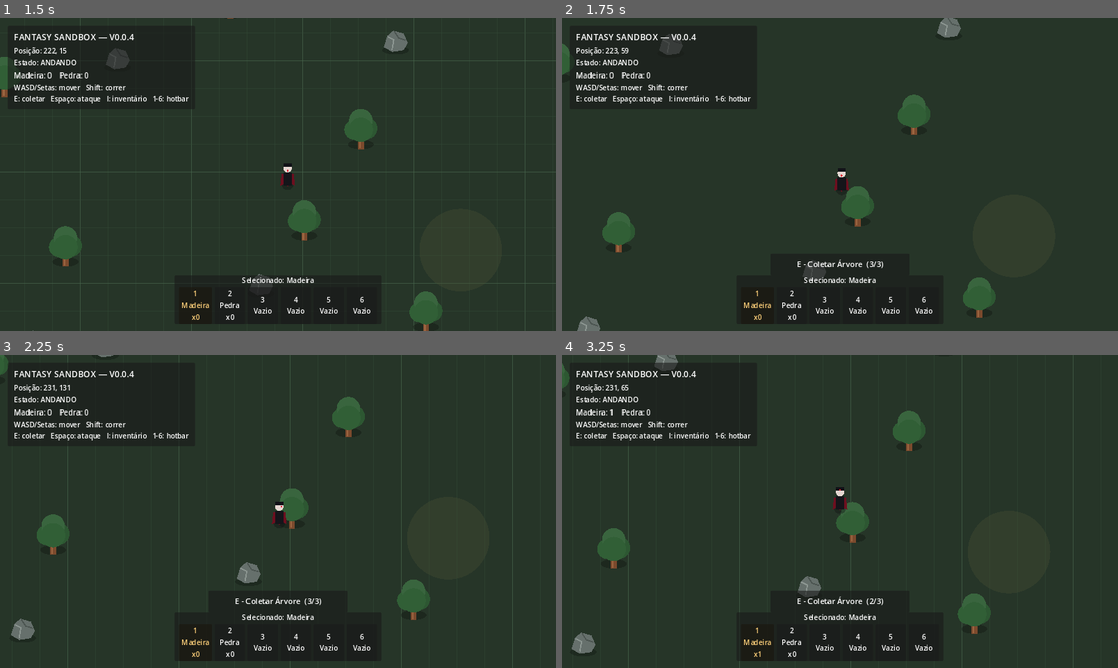
Above: before the commit, frames 1-4 (two rows, left to right).
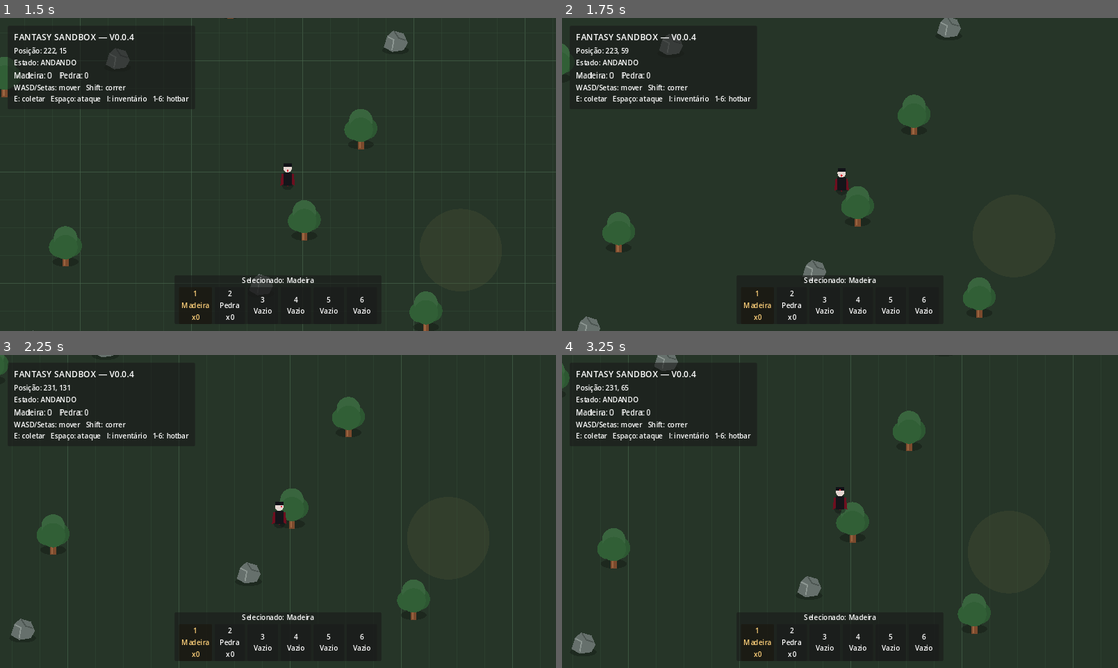
Above: after the commit, the same moments.

Repository: janduyankiingles-ops/Fantasy-Sandbox
Game: Godot game, scene res://scenes/main.tscn
Same seed, same stepped clock (60 frames per second), same inputs: the game is played once before the commit and once after it.
Inputs:
- Up to frame 1 (1.5 s): tap Enter at 0.5 s; hold D 0.53-1.28 s; hold Shift 0.53-1.28 s; tap Space at 0.77, 1.07 s; tap E at 0.8, 1.35 s; hold S from 1.28 s (still down)
- Up to frame 2 (1.75 s): keep holding S; tap Space at 1.52, 1.55 s
- Up to frame 3 (2.25 s): tap Space at 1.82 s; release S at 2.03 s; hold D from 2.03 s (still down); hold Space from 2.03 s (still down)
- Up to frame 4 (3.25 s): tap Shift at 2.3, 2.85 s; release D at 2.78 s; release Space at 2.78 s; hold W from 2.78 s (still down); tap Space at 3.02 s; tap E at 3.05 s

Frame 1 is identical in both runs. In frame 2, 0.2% of the frame differs, in the area x 42-58%, y 77-83%; in frame 3, 0.1%; in frame 4, 0.2%.
Error after the commit: Invalid call to function 'get_interaction_text (via call)' in base 'StaticBody2D (resource_node.gd)'. Expected 0 arguments. (res://scripts/player.gd:127)

Commit message:
v0.0.5: add starter tools and active tool selection

Diff:
--- a/scripts/player.gd
+++ b/scripts/player.gd
@@ -10,16 +10,19 @@
 @export var interaction_cooldown: float = 0.25
 
 var facing: Vector2 = Vector2.DOWN
-var is_attacking := false
-var attack_time := 0.0
-var attack_was_down := false
-var interact_was_down := false
-var interact_cooldown_left := 0.0
+var is_attacking: bool = false
+var attack_time: float = 0.0
+var attack_was_down: bool = false
+var interact_was_down: bool = false
+var interact_cooldown_left: float = 0.0
 var nearby_resource: Node2D = null
+var selected_hotbar_slot: int = 0
 
-var inventory := {
+var inventory: Dictionary = {
 	"wood": 0,
-	"stone": 0
+	"stone": 0,
+	"axe": 1,
+	"pickaxe": 1
 }
 
 func _ready() -> void:
@@ -28,12 +31,12 @@
 func _physics_process(delta: float) -> void:
 	interact_cooldown_left = maxf(0.0, interact_cooldown_left - delta)
 
-	var left := Input.is_key_pressed(KEY_A) or Input.is_key_pressed(KEY_LEFT)
-	var right := Input.is_key_pressed(KEY_D) or Input.is_key_pressed(KEY_RIGHT)
-	var up := Input.is_key_pressed(KEY_W) or Input.is_key_pressed(KEY_UP)
-	var down := Input.is_key_pressed(KEY_S) or Input.is_key_pressed(KEY_DOWN)
+	var left: bool = Input.is_key_pressed(KEY_A) or Input.is_key_pressed(KEY_LEFT)
+	var right: bool = Input.is_key_pressed(KEY_D) or Input.is_key_pressed(KEY_RIGHT)
+	var up: bool = Input.is_key_pressed(KEY_W) or Input.is_key_pressed(KEY_UP)
+	var down: bool = Input.is_key_pressed(KEY_S) or Input.is_key_pressed(KEY_DOWN)
 
-	var input_vector := Vector2(
+	var input_vector: Vector2 = Vector2(
 		float(int(right) - int(left)),
 		float(int(down) - int(up))
 	).normalized()
@@ -41,13 +44,13 @@
 	if input_vector.length() > 0.0:
 		facing = input_vector
 
-	var running := Input.is_key_pressed(KEY_SHIFT)
-	var current_speed := run_speed if running else walk_speed
-	var target_velocity := input_vector * current_speed
-	var change_rate := acceleration if input_vector.length() > 0.0 else friction
+	var running: bool = Input.is_key_pressed(KEY_SHIFT)
+	var current_speed: float = run_speed if running else walk_speed
+	var target_velocity: Vector2 = input_vector * current_speed
+	var change_rate: float = acceleration if input_vector.length() > 0.0 else friction
 	velocity = velocity.move_toward(target_velocity, change_rate * delta)
 
-	var attack_down := Input.is_key_pressed(KEY_SPACE)
+	var attack_down: bool = Input.is_key_pressed(KEY_SPACE)
 	if attack_down and not attack_was_down and not is_attacking:
 		is_attacking = true
 		attack_time = 0.18
@@ -59,7 +62,8 @@
 			is_attacking = false
 
 	_update_nearby_resource()
-	var interact_down := Input.is_key_pressed(KEY_E)
+
+	var interact_down: bool = Input.is_key_pressed(KEY_E)
 	if interact_down and not interact_was_down and interact_cooldown_left <= 0.0:
 		_try_harvest()
 	interact_was_down = interact_down
@@ -69,14 +73,20 @@
 
 func _update_nearby_resource() -> void:
 	nearby_resource = null
-	var best_distance := interaction_distance
-	for node in get_tree().get_nodes_in_group("resource_nodes"):
+	var best_distance: float = interaction_distance
+
+	for node: Node in get_tree().get_nodes_in_group("resource_nodes"):
 		if not is_instance_valid(node):
 			continue
-		var distance := global_position.distance_to(node.global_position)
+
+		var resource_node: Node2D = node as Node2D
+		if resource_node == null:
+			continue
+
+		var distance: float = global_position.distance_to(resource_node.global_position)
 		if distance <= best_distance:
 			best_distance = distance
-			nearby_resource = node
+			nearby_resource = resource_node
 
 func _try_harvest() -> void:
 	if nearby_resource == null or not is_instance_valid(nearby_resource):
@@ -84,38 +94,52 @@
 	if not nearby_resource.has_method("harvest"):
 		return
 
-	var result: Dictionary = nearby_resource.call("harvest")
-	var amount := int(result.get("amount", 0))
+	var selected_tool: String = get_selected_tool()
+	var result: Dictionary = nearby_resource.call("harvest", selected_tool)
+	var amount: int = int(result.get("amount", 0))
+
 	if amount <= 0:
 		return
 
-	var resource_type := str(result.get("type", ""))
+	var resource_type: String = str(result.get("type", ""))
 	if resource_type == "tree":
-		inventory["wood"] += amount
+		inventory["wood"] = int(inventory.get("wood", 0)) + amount
 	elif resource_type == "rock":
-		inventory["stone"] += amount
+		inventory["stone"] = int(inventory.get("stone", 0)) + amount
 	else:
 		return
 
 	interact_cooldown_left = interaction_cooldown
 	inventory_changed.emit()
 
+func set_selected_hotbar_slot(slot_index: int) -> void:
+	selected_hotbar_slot = clampi(slot_index, 0, 5)
+
+func get_selected_tool() -> String:
+	if selected_hotbar_slot == 2 and int(inventory.get("axe", 0)) > 0:
+		return "axe"
+	if selected_hotbar_slot == 3 and int(inventory.get("pickaxe", 0)) > 0:
+		return "pickaxe"
+	return ""
+
 func get_interaction_prompt() -> String:
 	if nearby_resource != null and is_instance_valid(nearby_resource) and nearby_resource.has_method("get_interaction_text"):
-		return str(nearby_resource.call("get_interaction_text"))
+		return str(nearby_resource.call("get_interaction_text", get_selected_tool()))
 	return ""
 
 func get_inventory_text() -> String:
-	return "Madeira: %d    Pedra: %d" % [inventory["wood"], inventory["stone"]]
+	return "Madeira: %d    Pedra: %d" % [
+		int(inventory.get("wood", 0)),
+		int(inventory.get("stone", 0))
+	]
 
 func get_inventory_amount(item_key: String) -> int:
 	return int(inventory.get(item_key, 0))
 
 func _draw() -> void:
-	# Placeholder visual until the top-down/isometric vampire sheet is integrated.
 	draw_circle(Vector2(0, 13), 14.0, Color(0.05, 0.05, 0.06, 0.35))
 
-	var cape := PackedVector2Array([
+	var cape: PackedVector2Array = PackedVector2Array([
 		Vector2(-14, -10), Vector2(14, -10), Vector2(17, 17),
 		Vector2(5, 12), Vector2(0, 20), Vector2(-6, 12), Vector2(-17, 17)
 	])
@@ -125,12 +149,13 @@
 	draw_circle(Vector2(0, -23), 9.5, Color("e5d7d2"))
 	draw_rect(Rect2(-9, -34, 18, 8), Color("111117"), true)
 
-	var eye_pos := facing.normalized() * 5.0 + Vector2(0, -23)
+	var eye_pos: Vector2 = facing.normalized() * 5.0 + Vector2(0, -23)
 	draw_circle(eye_pos, 2.2, Color("e32636"))
 
 	if is_attacking:
-		var dir := facing.normalized()
+		var dir: Vector2 = facing.normalized()
 		if dir == Vector2.ZERO:
 			dir = Vector2.RIGHT
-		var center := dir * 30.0
+
+		var center: Vector2 = dir * 30.0
 		draw_arc(center, 24.0, -1.1, 1.1, 18, Color("ef3340"), 5.0)
